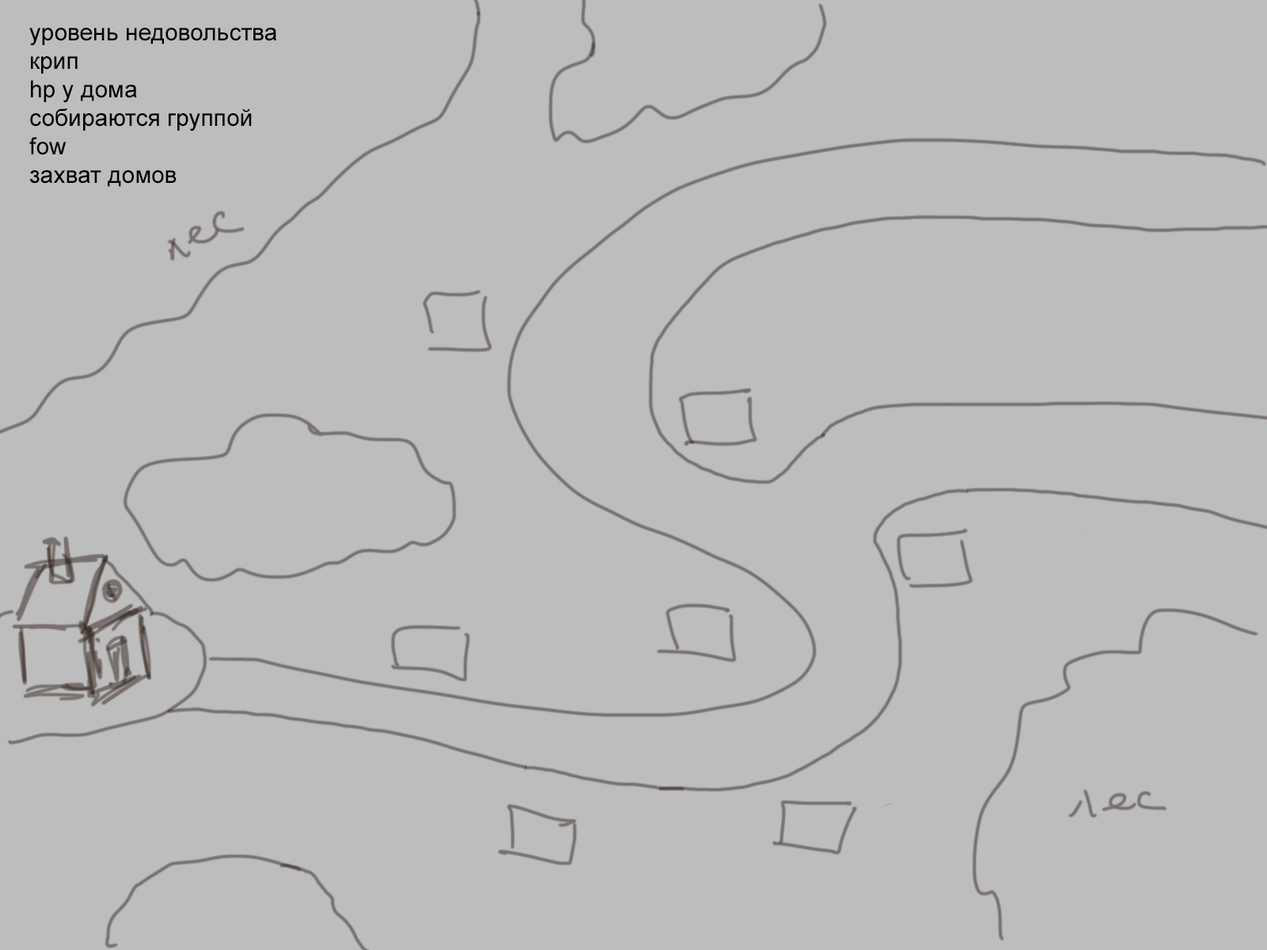
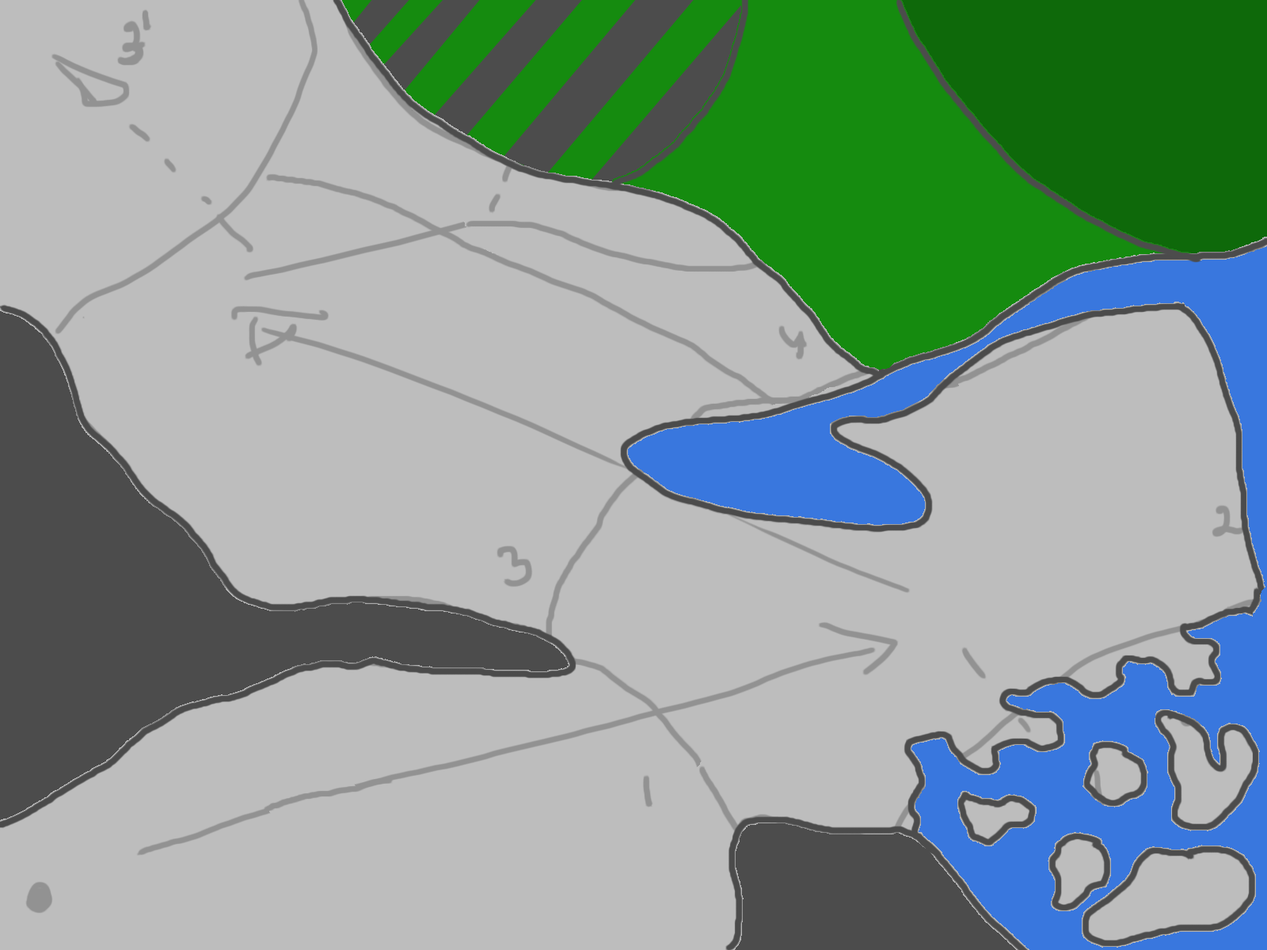
The second 1267 x 950 image is a revision of the first. Changes to its layers:
removed layer "уровень недовольства крип hp у дома собираются группой fow захв" over [29, 27, 277, 187]
added layer "Layer 2" above "Layer 1" over [0, 0, 1267, 950]
added layer "Layer 1" (38%) above "_old" over [0, 0, 1267, 950]
renamed "Layer 1" to "_old", hid it over [0, 0, 1267, 950]
